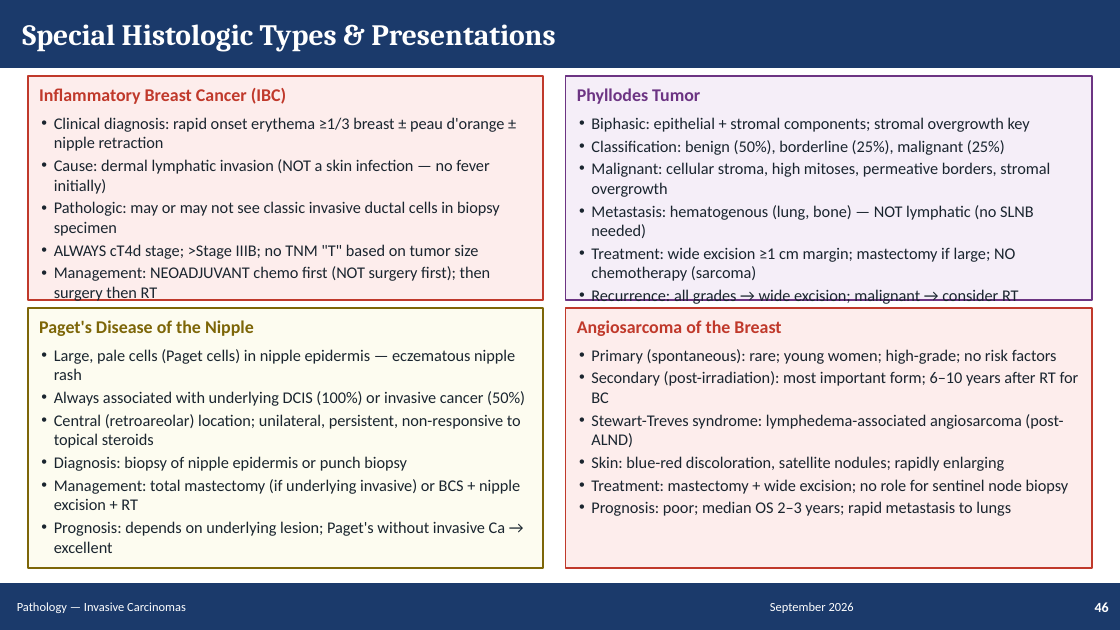
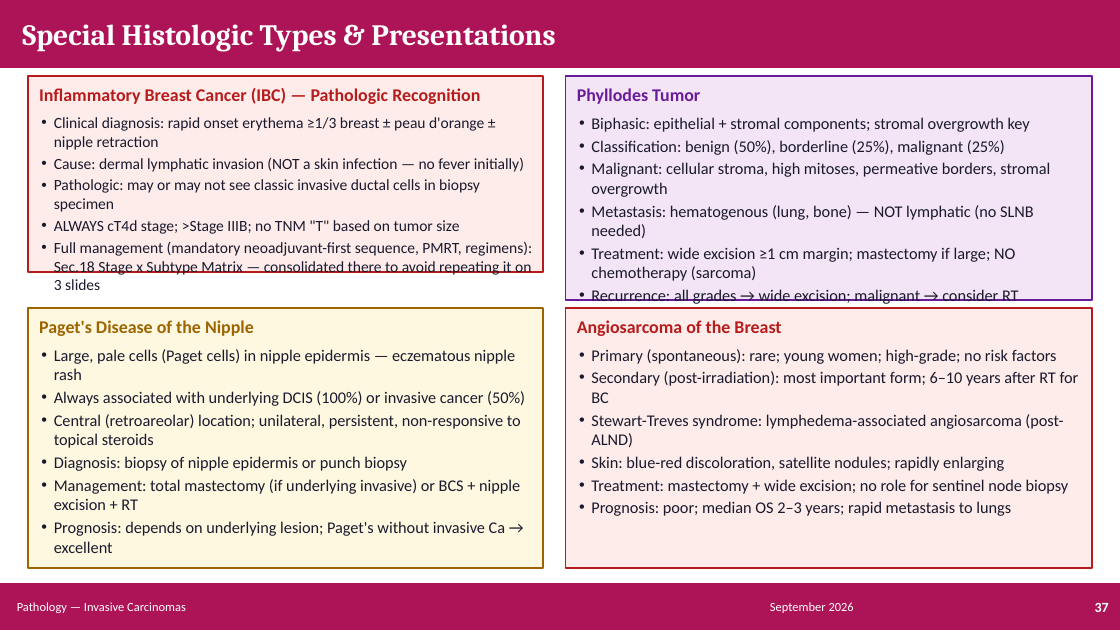
Before and after one commit to Muluamlak/Phone, a slide deck: slide 37 of BreastCancer_Management_Enhanced.pptx (slide 46 before the commit). Drawn at 1120x630 pixels with LibreOffice and Linux fonts; fonts in the diff are those of the drawing. Boxes give left, top, right and bottom in pixels: in the first picture for what was removed or moved away, otherwise in the second. Text is boxed around its words. In the diff, an @@ line names an element or a change of style, - is before the commit and + after.

```diff
--- a/BreastCancer_Management_Enhanced.pptx
+++ b/BreastCancer_Management_Enhanced.pptx
@@ rectangle at [0,0,1120,67]: fill #1B3A6B to #AD1457; outline #1B3A6B 1 pt to #AD1457 1 pt @@
@@ rectangle at [28,76,543,272]: fill #FDEDEC to #FDECEA; outline #C0392B 1 pt to #B71C1C 1 pt @@
@@ rectangle: place and size @@
-rectangle at [28,76,543,300]
+rectangle at [28,76,543,272]
@@ text at [39,88,480,104]: text changed; text colour #C0392B to #B71C1C @@
-Inflammatory Breast Cancer (IBC)
+Inflammatory Breast Cancer (IBC) — Pathologic Recognition
@@ rectangle at [566,76,1092,300]: fill #F5EEF8 to #F3E5F5; outline #6C3483 1 pt to #6A1B9A 1 pt @@
@@ text "Phyllodes Tumor" at [577,88,700,104]: text colour #6C3483 to #6A1B9A @@
@@ text at [54,117,524,234]: size 10.5 to 10 pt, text colour #1A252F to #1A1A2E in "Clinical diagnosis: rapid onset erythema ≥1/3 breast ...", "Cause: dermal lymphatic invasion (NOT a skin ...", "Pathologic: may or may not see classic ...", "ALWAYS cT4d stage; >Stage IIIB; no TNM ..." @@
@@ text "Biphasic: epithelial + stromal components; ..." at [591,117,1050,304]: text colour #1A252F to #1A1A2E @@
@@ text at [54,242,532,275]: text changed; size 10.5 to 10 pt; text colour #1A252F to #1A1A2E @@
-• Management: NEOADJUVANT chemo first (NOT surgery first); then surgery then RT
-• Prognosis: 5-year OS ~40%; TNBC and HER2+ subtypes common
+• Full management (mandatory neoadjuvant-first sequence, PMRT, regimens): Sec.18 Stage x Subtype Matrix — consolidated there to avoid repeating it on 3 slides
@@ rectangle at [28,308,543,568]: fill #FDFCF0 to #FFF8E1; outline #7D6608 1 pt to #9C6500 1 pt @@
@@ text "Paget's Disease of the Nipple" at [39,320,254,336]: text colour #7D6608 to #9C6500 @@
@@ rectangle at [566,308,1092,568]: fill #FDEDEC to #FDECEA; outline #C0392B 1 pt to #B71C1C 1 pt @@
@@ text "Angiosarcoma of the Breast" at [577,320,781,336]: text colour #C0392B to #B71C1C @@
@@ text "Large, pale cells (Paget cells) ..." at [54,349,525,553]: text colour #1A252F to #1A1A2E @@
@@ rectangle at [0,584,1120,629]: fill #1B3A6B to #AD1457; outline #1B3A6B 1 pt to #AD1457 1 pt @@
@@ text at [1095,603,1109,612]: text changed @@
-46
+37
```
Also in this commit, not shown: 58 other slides changed, 17 slides added, 36 slides removed.
